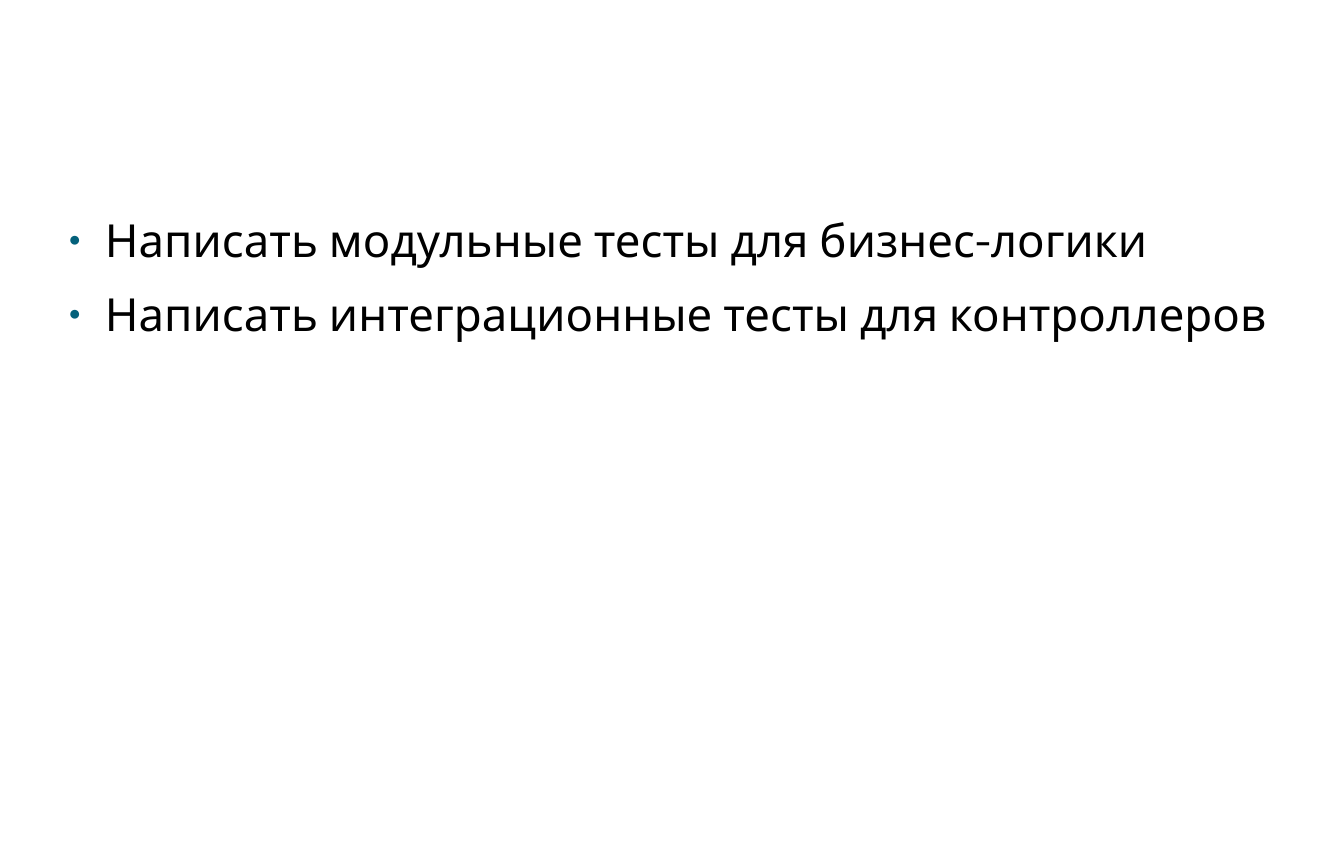
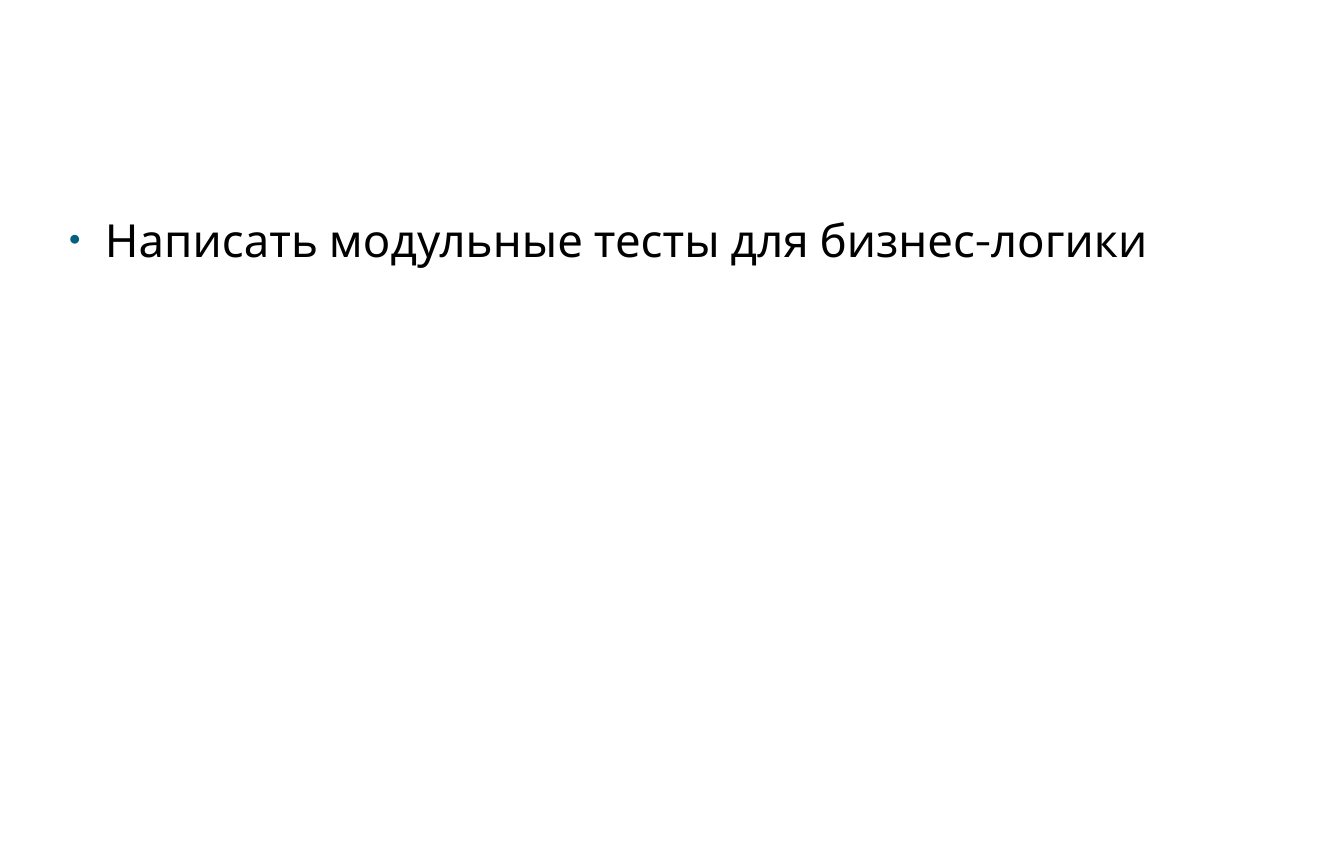
Before and after one commit to klimenkoAnna/DeveloperInstrumentalTools, a slide deck: slide 13 of docs/ETU DIT #2.pptx. Drawn at 1344x847 pixels with LibreOffice and Linux fonts; fonts in the diff are those of the drawing; background and template pictures are left out. Boxes give left, top, right and bottom in pixels: in the first picture for what was removed or moved away, otherwise in the second. Text is boxed around its words. In the diff, an @@ line names an element or a change of style, - is before the commit and + after.

```diff
--- a/docs/ETU DIT #2.pptx
+++ b/docs/ETU DIT #2.pptx
@@ text at box(105, 298, 1266, 342): paragraph removed @@
-● Написать интеграционные тесты для контроллеров
```
Also in this commit, not shown: 52 other files.
